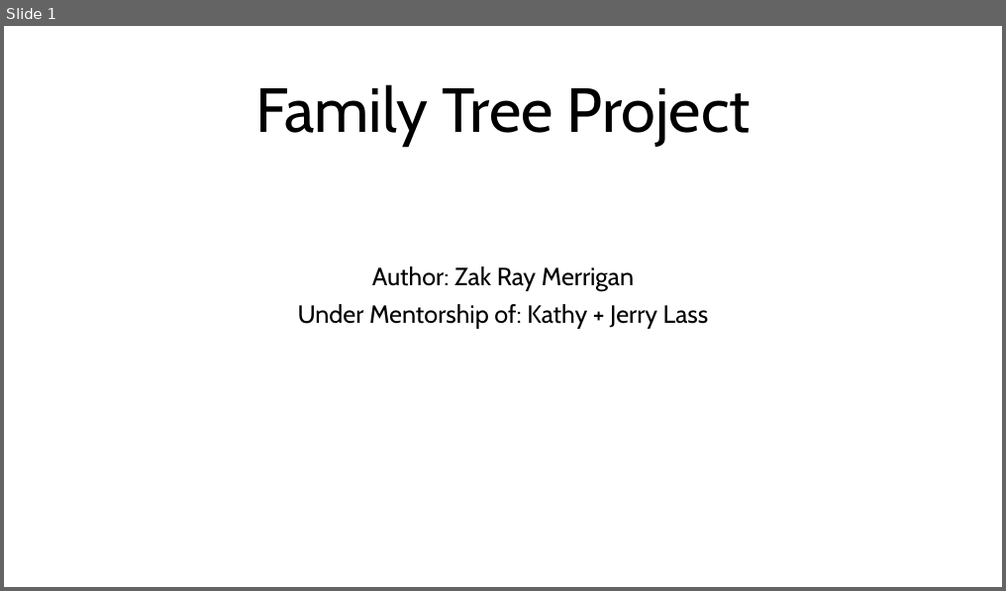
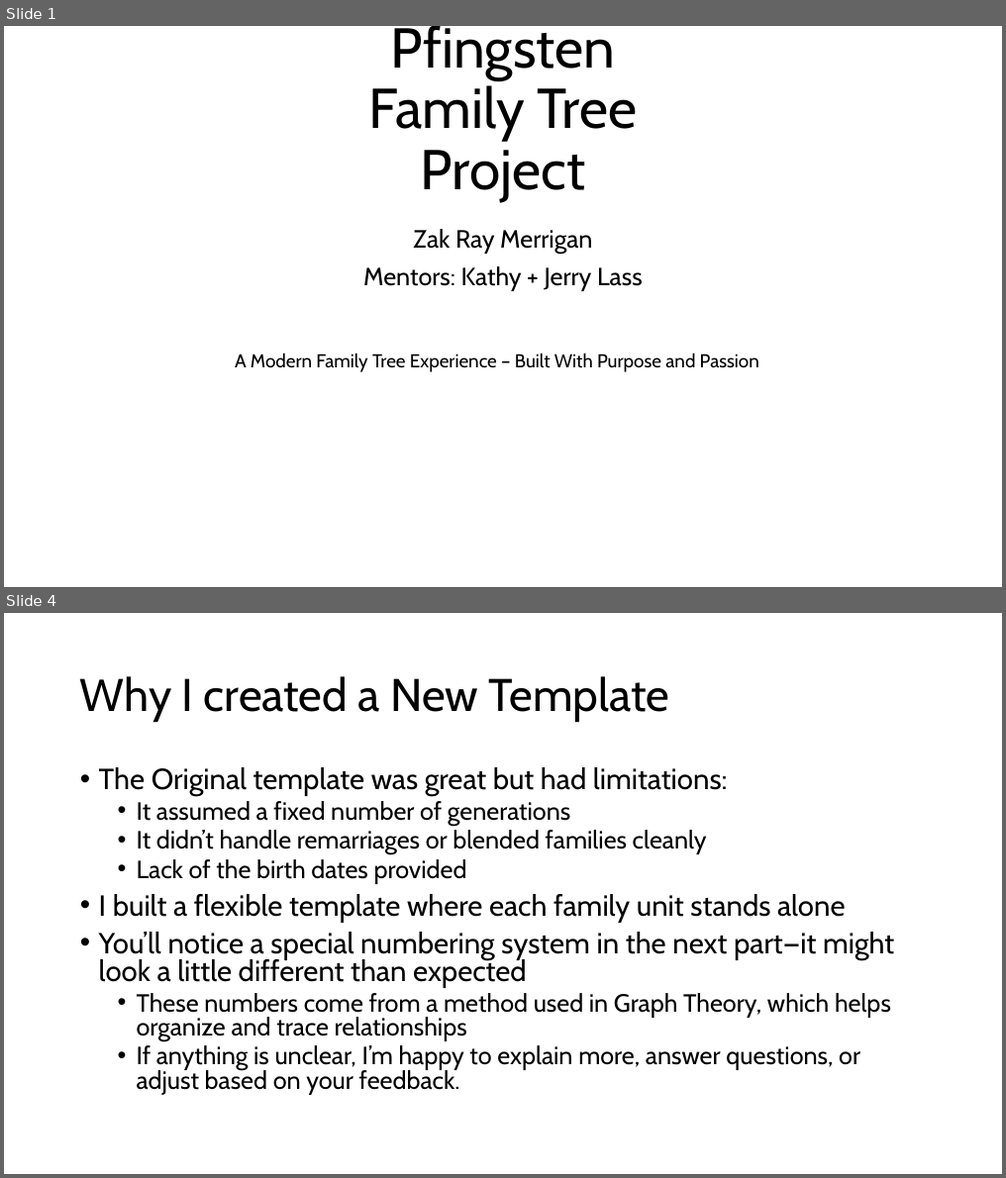
Before and after one commit to Zakttack/FamilyTreeProject, a slide deck: Resources/Family Tree Project Checkpoint Presentation.pptx. Shown one above the other, each under a label of ours: slide 1 before the commit, slides 1 and 4 after it; the slides between them are not shown. The pictures are 1006x591 and 1006x1178 pixels, drawn with LibreOffice and Linux fonts; fonts in the diff are those of the drawing. Boxes give left, top, right and bottom in pixels: in the first picture for what was removed or moved away, otherwise in the second. Text is boxed around its words. In the diff, an @@ line names an element or a change of style, - is before the commit and + after.

```diff
--- a/Resources/Family Tree Project Checkpoint Presentation.pptx
+++ b/Resources/Family Tree Project Checkpoint Presentation.pptx
@@ slide 4 added at bbox=[4, 613, 1002, 1174], background #FFFFFF @@
@@ title added at bbox=[80, 676, 670, 722], 44 pt, text #000000 @@
+Why I created a New Template
@@ text added at bbox=[99, 767, 894, 1095], 24 pt, text #000000 @@
+• The Original template was great but had limitations:
+  • It assumed a fixed number of generations
+  • It didn’t handle remarriages or blended families cleanly
+  • Lack of the birth dates provided
+• I built a flexible template where each family unit stands alone
+• You’ll notice a special numbering system in the next part—it might look a little different than expected
+  • These numbers come from a method used in Graph Theory, which helps organize and trace relationships
+  • If anything is unclear, I’m happy to explain more, answer questions, or adjust based on your feedback.
@@ slide 1 changed as well @@
@@ title at bbox=[369, 26, 637, 202]: text changed; size 60 to 54 pt @@
-Family Tree Project
+Pfingsten
+Family Tree Project
@@ subtitle at bbox=[363, 229, 643, 291]: text changed @@
-Author: Zak Ray Merrigan
-Under Mentorship of: Kathy + Jerry Lass
+Zak Ray Merrigan
+Mentors: Kathy + Jerry Lass
@@ text added at bbox=[235, 353, 759, 372], 18 pt, text #000000 @@
+A Modern Family Tree Experience – Built With Purpose and Passion
```
Also in this commit, not shown: 1 other slide changed, 3 other slides added.
